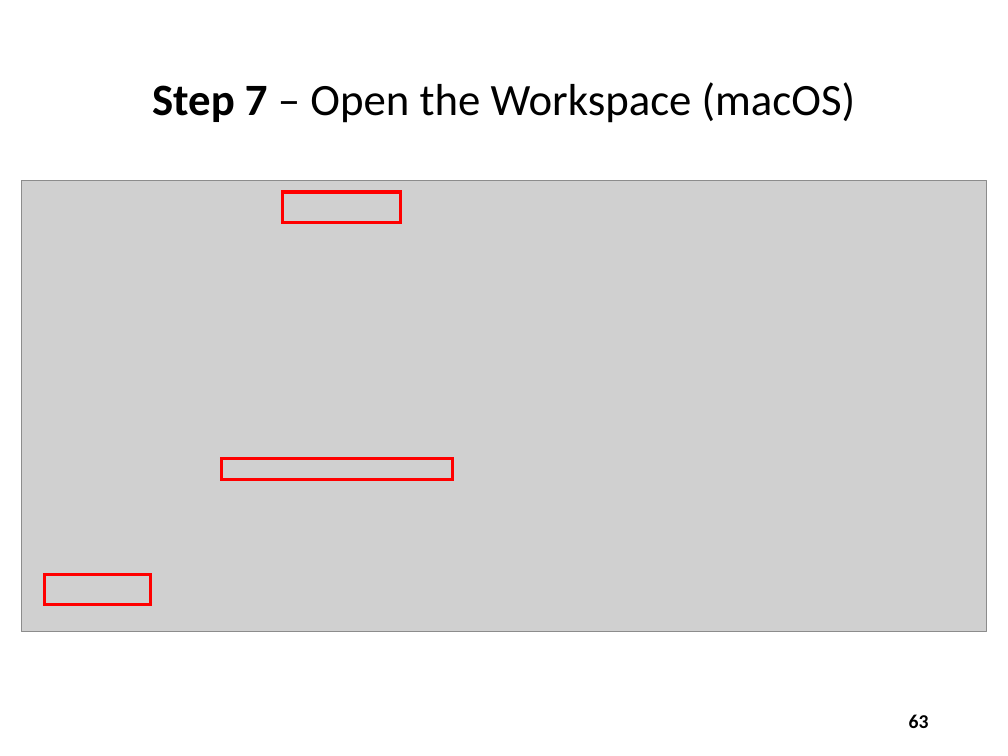
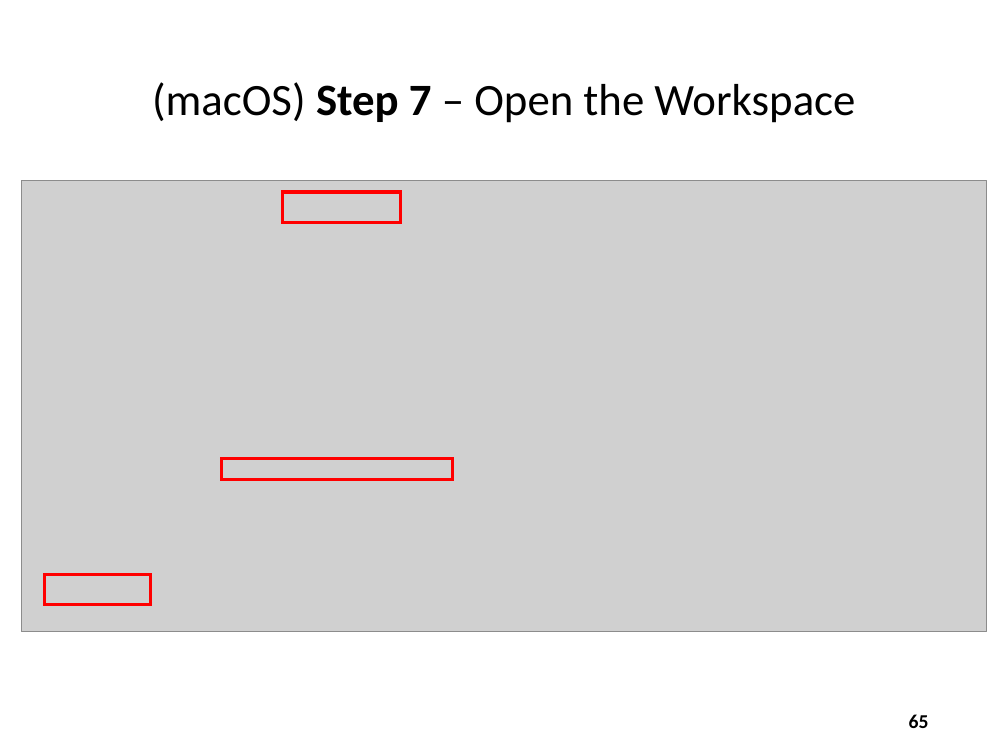
Before and after one commit to dbiersach/scicomp101, a slide deck: slide 65 of Session 01 - Introducing Scientific Computing/Session 01 - Introducing Scientific Computing.pptx (slide 63 before the commit). Drawn at 1008x756 pixels with LibreOffice and Linux fonts; fonts in the diff are those of the drawing; grey boxes stand for pictures. Boxes give left, top, right and bottom in pixels: in the first picture for what was removed or moved away, otherwise in the second. Text is boxed around its words. In the diff, an @@ line names an element or a change of style, - is before the commit and + after.

```diff
--- a/Session 01 - Introducing Scientific Computing/Session 01 - Introducing Scientific Computing.pptx
+++ b/Session 01 - Introducing Scientific Computing/Session 01 - Introducing Scientific Computing.pptx
@@ title at box(152, 82, 855, 123): text changed @@
-Step 7 – Open the Workspace (macOS)
+(macOS) Step 7 – Open the Workspace
@@ page number at box(909, 714, 929, 728): text changed @@
-63
+65
```
Also in this commit, not shown: 14 other slides changed, 2 slides added.
